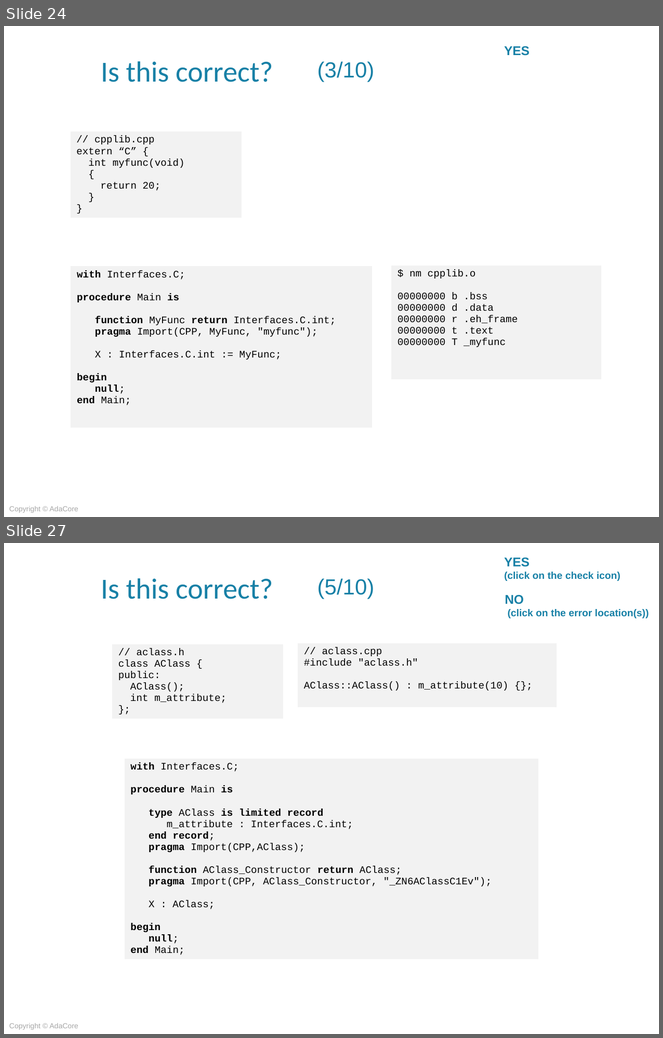
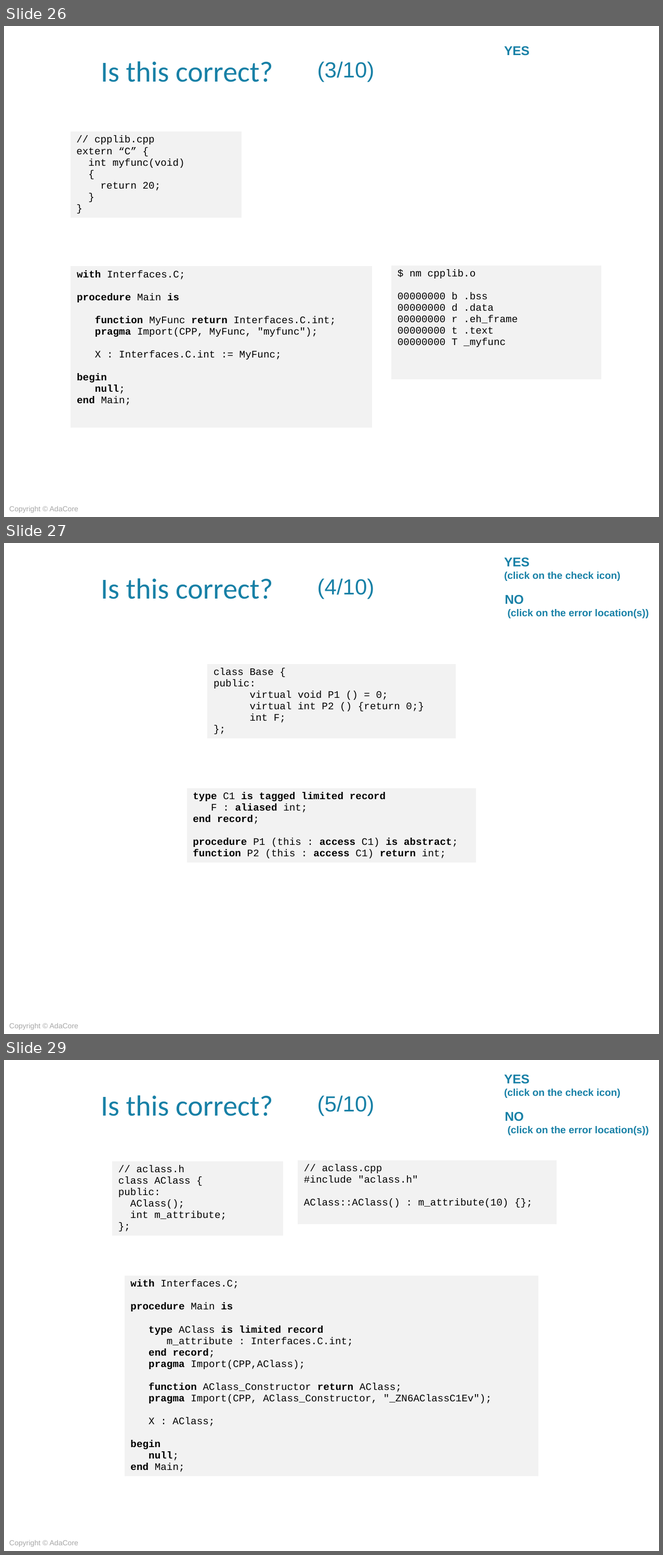
Before and after one commit to AdaCoreU/Courses, a slide deck: lectures/04_Mixed_Language_Programming_In_Ada/03_Ada_and_C++/Slides/03_Ada_and_C++.pptx. Shown one above the other, each under a label of ours: slides 24 and 27 before the commit, slides 26, 27 and 29 after it; the slides between them are not shown. The pictures are 663x1038 and 663x1555 pixels, drawn with LibreOffice and Linux fonts; fonts in the diff are those of the drawing; background and template pictures are left out. Boxes give left, top, right and bottom in pixels: in the first picture for what was removed or moved away, otherwise in the second. Text is boxed around its words. In the diff, an @@ line names an element or a change of style, - is before the commit and + after.

```diff
--- a/lectures/04_Mixed_Language_Programming_In_Ada/03_Ada_and_C++/Slides/03_Ada_and_C++.pptx
+++ b/lectures/04_Mixed_Language_Programming_In_Ada/03_Ada_and_C++/Slides/03_Ada_and_C++.pptx
@@ slide 27 added at (4, 543, 659, 1034), background picture (left out); not listed: 4 template elements that a slide beside it also shows @@
@@ title added at (318, 578, 375, 599), 24 pt, text #1780A6 @@
+(4/10)
@@ table added at (207, 664, 456, 742), 1 rows, 1 columns @@
+class Base { / public: / virtual void P1 () = 0; / virtual int P2 () {return 0;} / int F; / };
@@ table added at (186, 788, 476, 866), 1 rows, 1 columns @@
+type C1 is tagged limited record / F : aliased int; / end record; / procedure P1 (this : access C1) is abstract; / function P2 (this : access C1) return int;
@@ what was slide 24 is now slide 26 @@
@@ what was slide 27 is now slide 29 @@
```
Also in this commit, not shown: 8 other slides added, 7 slides removed, 1 other file.
